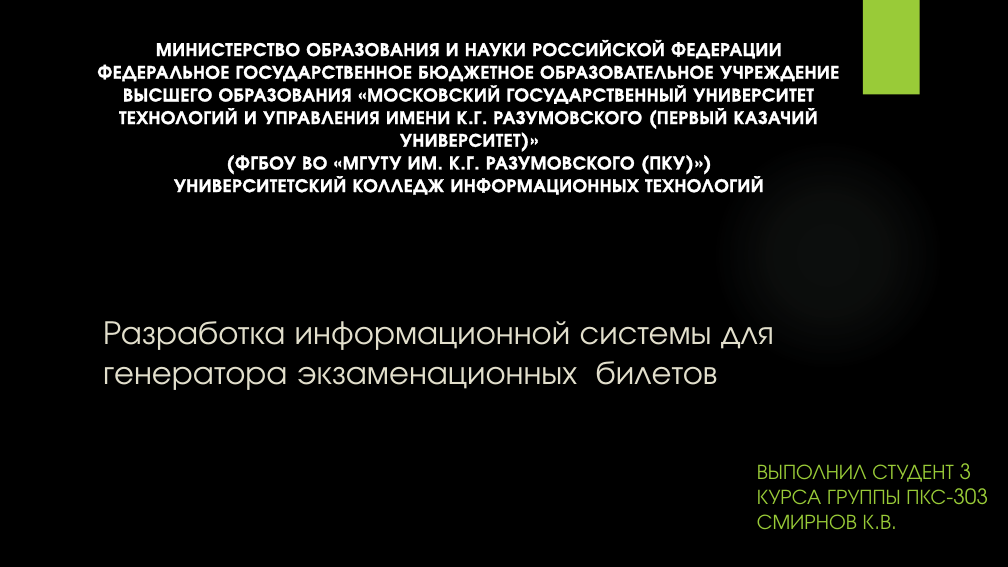
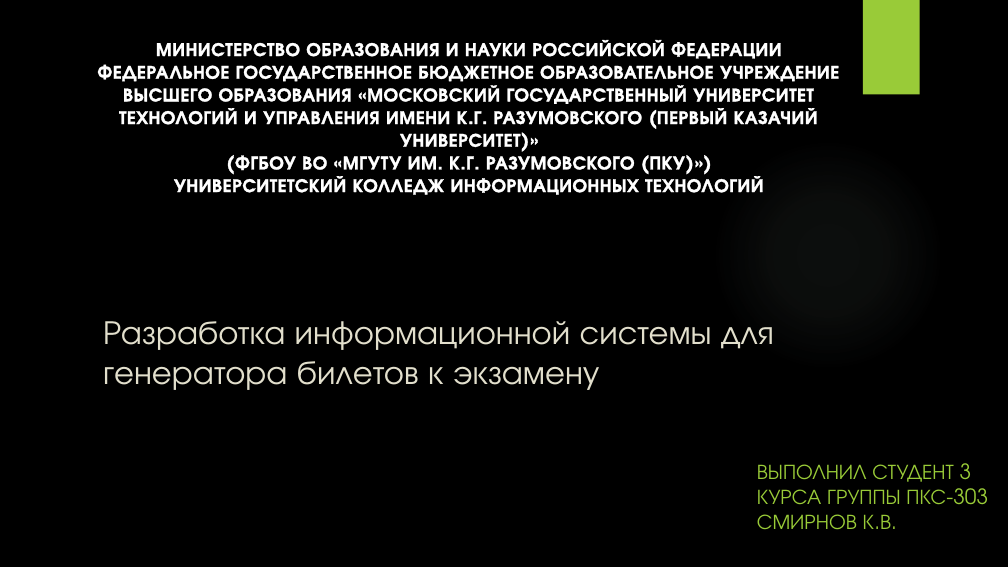
Before and after one commit to constantines3434/Kursach, a slide deck: slide 1 of Explanatory note/presentation.pptx. Drawn at 1008x567 pixels with LibreOffice and Linux fonts; fonts in the diff are those of the drawing; background and template pictures are left out. Boxes give left, top, right and bottom in pixels: in the first picture for what was removed or moved away, otherwise in the second. Text is boxed around its words. In the diff, an @@ line names an element or a change of style, - is before the commit and + after.

```diff
--- a/Explanatory note/presentation.pptx
+++ b/Explanatory note/presentation.pptx
@@ title at <box>103,321,774,390</box>: text changed @@
-Разработка информационной системы для генератора экзаменационных билетов
+Разработка информационной системы для генератора билетов к экзамену
```
Also in this commit, not shown: 1 other file.
